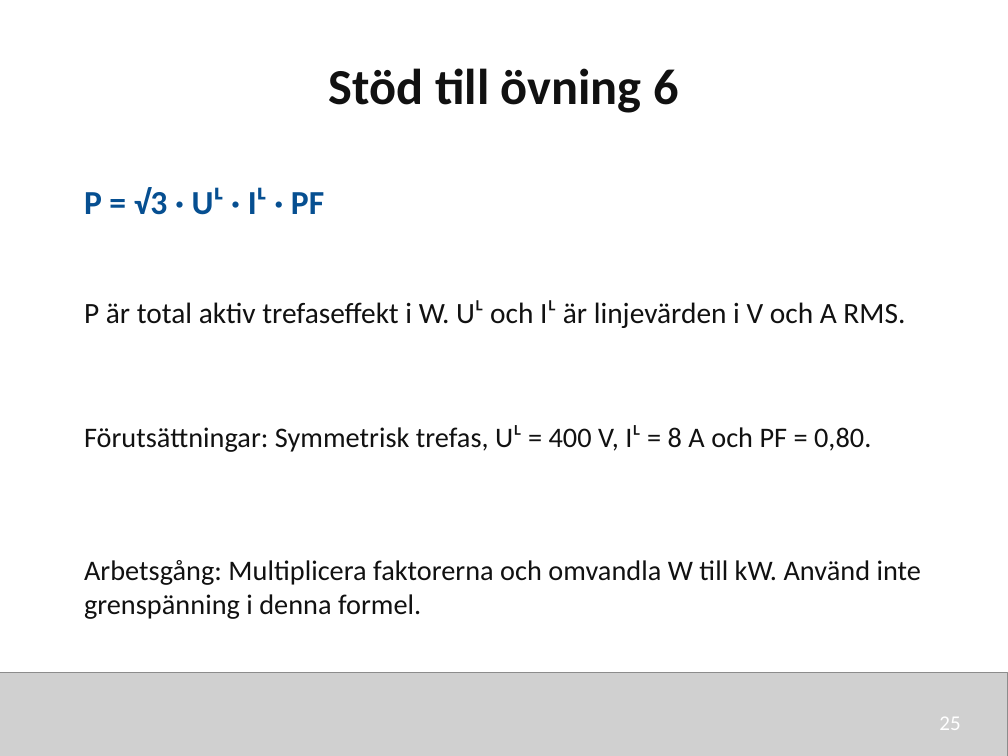
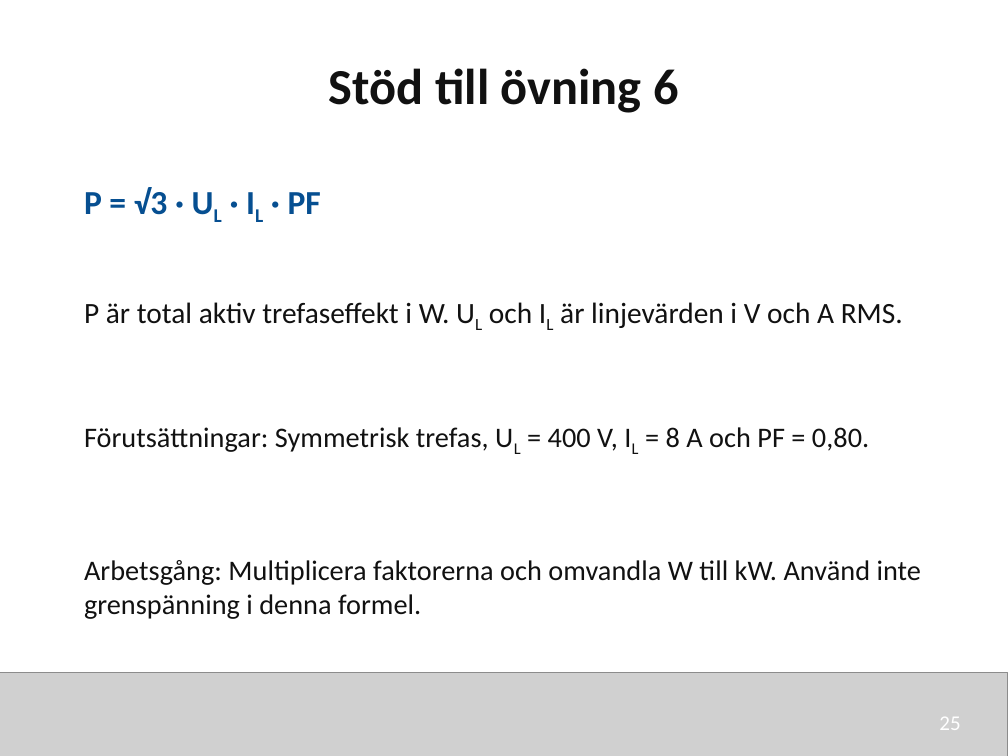
Before and after one commit to nj22az/nj22az.github.io, a slide deck: slide 25 of sjoskolan/vecka-45/aktuell/v45_03_Repetition_infor_tentamen_elev.pptx. Drawn at 1008x756 pixels with LibreOffice and Linux fonts; fonts in the diff are those of the drawing; grey boxes stand for pictures. Boxes give left, top, right and bottom in pixels: in the first picture for what was removed or moved away, otherwise in the second. Text is boxed around its words. In the diff, an @@ line names an element or a change of style, - is before the commit and + after.

```diff
--- a/sjoskolan/vecka-45/aktuell/v45_03_Repetition_infor_tentamen_elev.pptx
+++ b/sjoskolan/vecka-45/aktuell/v45_03_Repetition_infor_tentamen_elev.pptx
@@ text at [84, 187, 321, 215]: text changed @@
-P = √3 · Uᴸ · Iᴸ · PF
+P = √3 · UL · IL · PF
@@ text at [84, 302, 903, 328]: text changed @@
-P är total aktiv trefaseffekt i W. Uᴸ och Iᴸ är linjevärden i V och A RMS.
+P är total aktiv trefaseffekt i W. UL och IL är linjevärden i V och A RMS.
@@ text at [84, 427, 869, 452]: text changed @@
-Förutsättningar: Symmetrisk trefas, Uᴸ = 400 V, Iᴸ = 8 A och PF = 0,80.
+Förutsättningar: Symmetrisk trefas, UL = 400 V, IL = 8 A och PF = 0,80.
```
Also in this commit, not shown: 14 other slides changed, 5 other files.
